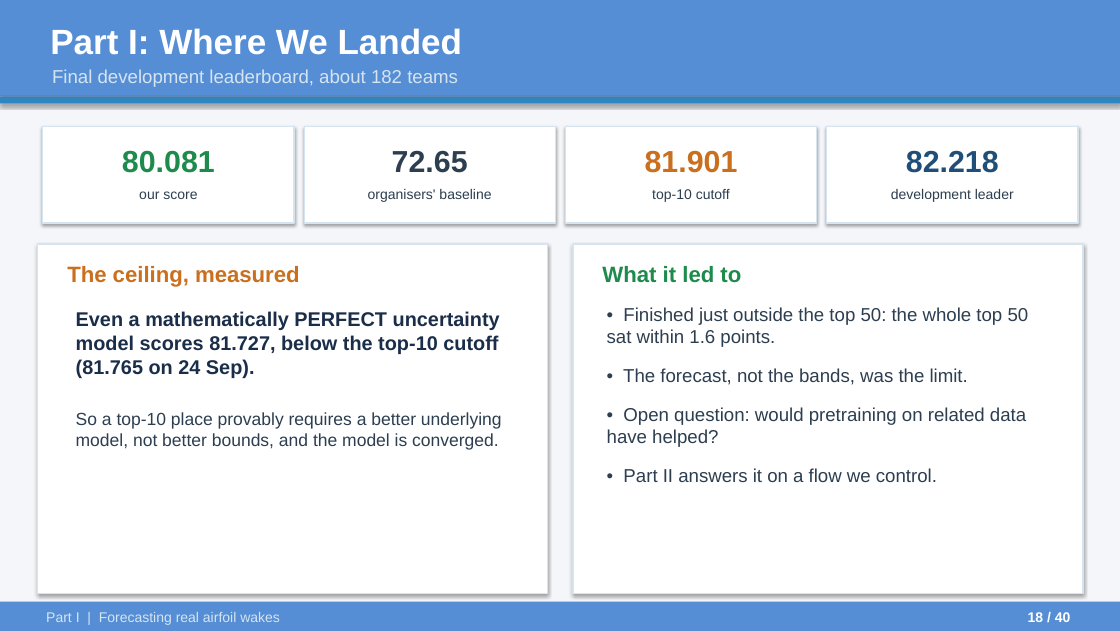
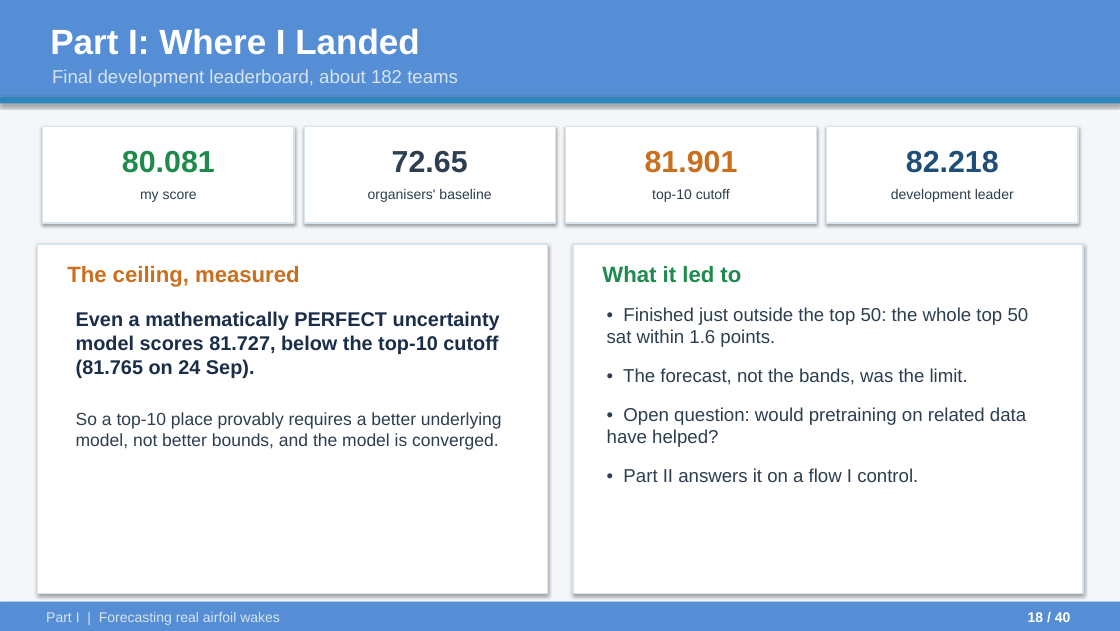
Before and after one commit to ARYAMANN7279/aurora-from-scratch-jax, a slide deck: slide 18 of UGP_Final/UGP_Final_Presentation.pptx. Drawn at 1120x631 pixels with LibreOffice and Linux fonts; fonts in the diff are those of the drawing. Boxes give left, top, right and bottom in pixels: in the first picture for what was removed or moved away, otherwise in the second. Text is boxed around its words. In the diff, an @@ line names an element or a change of style, - is before the commit and + after.

```diff
--- a/UGP_Final/UGP_Final_Presentation.pptx
+++ b/UGP_Final/UGP_Final_Presentation.pptx
@@ text at [50, 28, 419, 55]: text changed @@
-Part I: Where We Landed
+Part I: Where I Landed
@@ text at [140, 191, 197, 202]: text changed @@
-our score
+my score
@@ text at [623, 468, 918, 482]: text changed @@
-• Part II answers it on a flow we control.
+• Part II answers it on a flow I control.
```
Also in this commit, not shown: 19 other slides changed, 2 other files.
